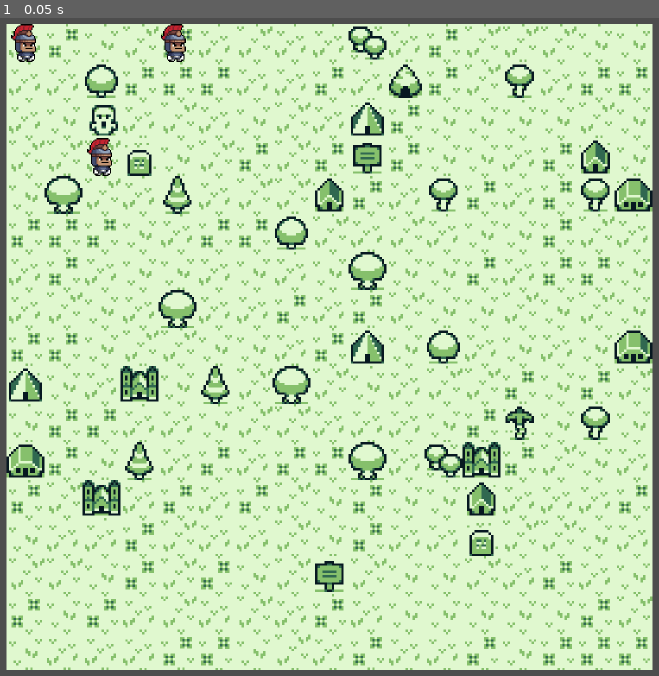
Above: before the commit, frame 1.
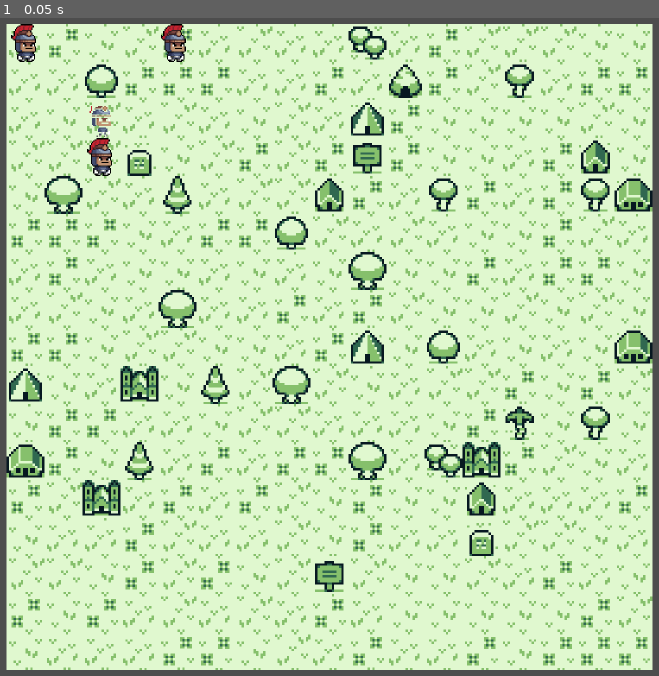
Above: after the commit, the same moment.

Repository: Verdict33/Kyrsovaia_OOP
Game: Godot game, scene res://scene/world.tscn
Two runs of this game, one before a commit and one after it. Both use one fixed random seed, a clock stepped at 60 frames per second and the inputs below.
Inputs:
- Up to frame 1 (0.05 s): no input

The runs differ from the first frame. In frame 1, 0.2% of the frame differs, in the area x 12-19%, y 12-19%.

Commit message:
Add system turn

Diff:
--- a/scene/enemy.tscn
+++ b/scene/enemy.tscn
@@ -1,18 +1,15 @@
-[gd_scene load_steps=4 format=3 uid="uid://cy6ugpwxd5hey"]
+[gd_scene load_steps=5 format=3 uid="uid://bqnt2ur1bmoml"]
 
-[ext_resource type="Texture2D" uid="uid://7ihshqgqempo" path="res://texture/tilemap_packed.png" id="3_yvcfn"]
+[ext_resource type="PackedScene" uid="uid://cc5llhk81savv" path="res://scene/unit(class).tscn" id="1_dregr"]
+[ext_resource type="Script" uid="uid://cpbs1b0h4tcl8" path="res://scripts/enemy.gd" id="2_8u16h"]
+[ext_resource type="Texture2D" uid="uid://cic326fkvljoq" path="res://texture/Character 1.png" id="2_sja4v"]
 
-[sub_resource type="AtlasTexture" id="AtlasTexture_h08p8"]
-atlas = ExtResource("3_yvcfn")
-region = Rect2(95, 112, 16, 16)
+[sub_resource type="AtlasTexture" id="AtlasTexture_ta25w"]
+atlas = ExtResource("2_sja4v")
+region = Rect2(463, 592, 32, 32)
 
-[sub_resource type="RectangleShape2D" id="RectangleShape2D_f87vc"]
-size = Vector2(16, 16)
+[node name="Enemy" instance=ExtResource("1_dregr")]
+script = ExtResource("2_8u16h")
 
-[node name="Enemy" type="Node2D"]
-
-[node name="Sprite2D" type="Sprite2D" parent="."]
-texture = SubResource("AtlasTexture_h08p8")
-
-[node name="CollisionShape2D" type="CollisionShape2D" parent="Sprite2D"]
-shape = SubResource("RectangleShape2D_f87vc")
+[node name="Sprite2D" parent="." index="0"]
+texture = SubResource("AtlasTexture_ta25w")
--- a/scene/world.tscn
+++ b/scene/world.tscn
@@ -168,15 +168,17 @@
 position = Vector2(132, 141)
 zoom = Vector2(0.475, 0.475)
 
+[node name="Enemys" type="Node2D" parent="."]
+
+[node name="Enemy" parent="Enemys" instance=ExtResource("3_w4qq1")]
+position = Vector2(40, 40)
+
 [node name="Units" type="Node2D" parent="."]
 
-[node name="Player" parent="Units" instance=ExtResource("1_w4qq1")]
+[node name="Player1" parent="Units" instance=ExtResource("1_w4qq1")]
 
 [node name="Player2" parent="Units" instance=ExtResource("1_w4qq1")]
 position = Vector2(71, 8)
 
 [node name="Player3" parent="Units" instance=ExtResource("1_w4qq1")]
 position = Vector2(40, 56)
-
-[node name="Enemy" parent="." instance=ExtResource("3_w4qq1")]
-position = Vector2(40, 40)
--- a/scripts/game_manager.gd
+++ b/scripts/game_manager.gd
@@ -5,6 +5,8 @@
 
 var selected_unit: Unit = null
 var player_units: Array[Unit] = []
+enum TurnState { PLAYER_TURN, ENEMY_TURN }
+var turn_state = TurnState.PLAYER_TURN
 
 func _ready():
 	# Собираем всех юнитов игрока
@@ -14,12 +16,15 @@
 
 
 func _unhandled_input(event):
+	if turn_state != TurnState.PLAYER_TURN:
+		return
+
 	if event is InputEventMouseButton and event.pressed:
 		var mouse_pos = get_global_mouse_position()
 
 		# Попробовать выбрать юнита
 		var clicked_unit = get_unit_at_position(mouse_pos)
-		if clicked_unit and not clicked_unit.is_moving:
+		if clicked_unit and not clicked_unit.has_moved:
 			selected_unit = clicked_unit
 			print("Выбран юнит:", selected_unit.name)
 			return
@@ -55,3 +60,22 @@
 			var cell = tile_map.local_to_map(unit.global_position)
 			occupied.append(cell)
 	return occupied
+
+func end_player_turn():
+	for unit in player_units:
+		unit.has_moved = false
+	selected_unit = null
+	turn_state = TurnState.ENEMY_TURN
+	print("Ход врага")
+
+	# Здесь можно вызвать AI-действия
+	#enemy_turn()
+
+	turn_state = TurnState.PLAYER_TURN
+	print("Ход игрока")
+
+func all_units_moved() -> bool:
+	for unit in player_units:
+		if not unit.has_moved:
+			return false
+	return true
--- a/scripts/player.gd
+++ b/scripts/player.gd
@@ -6,17 +6,20 @@
 	if current_id_path.is_empty():
 		return
 
-	if current_id_path.is_empty() == false:
-		var next_cell = current_id_path.front()
-		var current_cell = tile_map.local_to_map(global_position)
-		var direction = next_cell - current_cell
-		ray_cast_2d.target_position = Vector2(direction.x, direction.y) * 16
-		ray_cast_2d.force_raycast_update()
+	# Юнит уже сходил — не двигается
+	if has_moved:
+		return
 
-		if ray_cast_2d.is_colliding():
-			return
+	var next_cell = current_id_path.front()
+	var current_cell = tile_map.local_to_map(global_position)
+	var direction = next_cell - current_cell
+	ray_cast_2d.target_position = Vector2(direction.x, direction.y) * 16
+	ray_cast_2d.force_raycast_update()
 
-	if is_moving == false:
+	if ray_cast_2d.is_colliding():
+		return
+
+	if not is_moving:
 		target_position = tile_map.map_to_local(current_id_path.front())
 		is_moving = true
 
@@ -25,7 +28,11 @@
 	if global_position == target_position:
 		current_id_path.pop_front()
 
-		if current_id_path.is_empty() == false:
+		if current_id_path.is_empty():
+			is_moving = false
+			has_moved = true  # Отметить, что юнит сходил
+			# Проверка на завершение хода игрока
+			if GameManager.all_units_moved():
+				GameManager.end_player_turn()
+		else:
 			target_position = tile_map.map_to_local(current_id_path.front())
-		else:
-			is_moving = false
--- a/scripts/unit(class).gd
+++ b/scripts/unit(class).gd
@@ -6,8 +6,10 @@
 var astar_grid: AStarGrid2D
 var current_id_path: Array[Vector2i]
 var target_position: Vector2
+var has_moved: bool = false
+var SPEED = 100
 var is_moving: bool
-var SPEED = 100
+var max_move_cells: int = 5
 
 func _ready() -> void:
 	astar_grid = AStarGrid2D.new()
@@ -40,23 +42,36 @@
 		GameManager.select_unit(self)
 
 func try_move_to(target_cell: Vector2i) -> void:
+	if has_moved:
+		print("Юнит уже ходил")
+		return
+
 	var start_cell = tile_map.local_to_map(global_position)
-
 	var occupied = GameManager.get_occupied_cells(self)
 
+	# Отмечаем занятые клетки как непроходимые
 	for cell in occupied:
 		if astar_grid.is_in_boundsv(cell):
 			astar_grid.set_point_solid(cell, true)
 
 	var id_path = astar_grid.get_id_path(start_cell, target_cell)
 
+	# Снимаем отметки
 	for cell in occupied:
 		if astar_grid.is_in_boundsv(cell):
 			astar_grid.set_point_solid(cell, false)
 
+	# Проверка доступности пути
 	if id_path.is_empty():
 		print("Путь не найден")
 		return
 
+	# Ограничение по длине хода (не учитываем начальную точку)
+	var move_length = id_path.size() - 1
+	if move_length > max_move_cells:
+		print("Слишком далеко — максимум:", max_move_cells, " шагов")
+		return
+
+	# Допустимый путь — начинаем движение
 	current_id_path = id_path
 	is_moving = false
Not shown: 1 places in scene/world.tscn that only renumber resources
